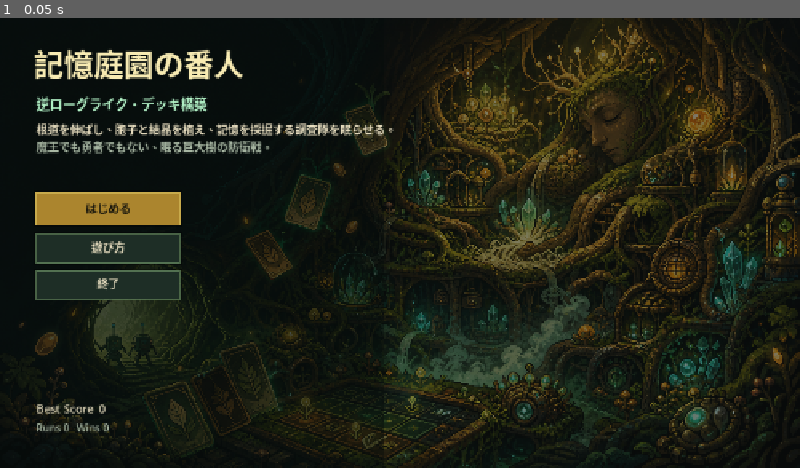
Above: before the commit, frame 1.
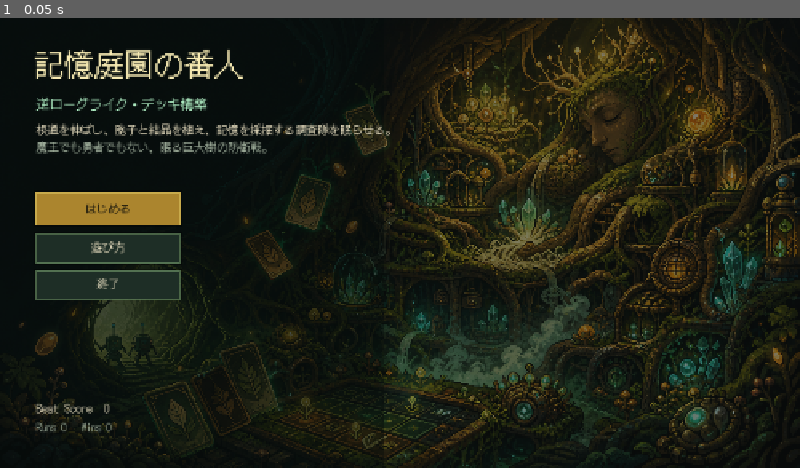
Above: after the commit, the same moment.

Repository: ryogaaaaaaaaaaa/ProgrammerNoKuseNiNamaikida
Game: Godot game, scene res://scenes/main.tscn
The game is run twice, just before and just after one commit, with the same random seed, the same clock (stepped at 60 frames per second) and the same inputs.
Inputs:
- Up to frame 1 (0.05 s): no input

The runs differ from the first frame. In frame 1, 2.5% of the frame differs, in the area x 4-50%, y 7-93%.

Commit message:
Bundle Japanese web font

Diff:
--- a/scripts/main.gd
+++ b/scripts/main.gd
@@ -6,6 +6,7 @@
 const START_INTEGRITY = 38
 const SAVE_PATH = "user://memory_garden_meta.cfg"
 const TITLE_ART_PATH = "res://assets/title_memory_garden.png"
+const UI_FONT_PATH = "res://assets/fonts/DotGothic16-Regular.ttf"
 const CORE_POS = Vector2i(4, 8)
 const ENTRANCES = [Vector2i(2, 0), Vector2i(4, 0), Vector2i(6, 0)]
 
@@ -180,7 +181,7 @@
 func _ready():
 	rng.randomize()
 	DisplayServer.window_set_min_size(Vector2i(960, 540))
-	font = get_theme_default_font()
+	font = _load_ui_font()
 	font_size = get_theme_default_font_size()
 	_load_title_art()
 	_load_meta()
@@ -1731,6 +1732,14 @@
 		title_art = null
 
 
+func _load_ui_font():
+	var loaded = FontFile.new()
+	var err = loaded.load_dynamic_font(UI_FONT_PATH)
+	if err == OK:
+		return loaded
+	return get_theme_default_font()
+
+
 func _setup_audio():
 	sound_players["play"] = _make_player(420.0, 0.07, 0.16)
 	sound_players["select"] = _make_player(560.0, 0.04, 0.10)
Not shown, added: assets/fonts/DotGothic16-OFL.txt
Binary file added: assets/fonts/DotGothic16-Regular.ttf
Not shown, added: assets/fonts/DotGothic16-Regular.ttf.import
Not shown, changed: .gitignore
Not shown, changed: README.md
Not shown, changed: docs/index.html
Not shown, changed: docs/index.pck
